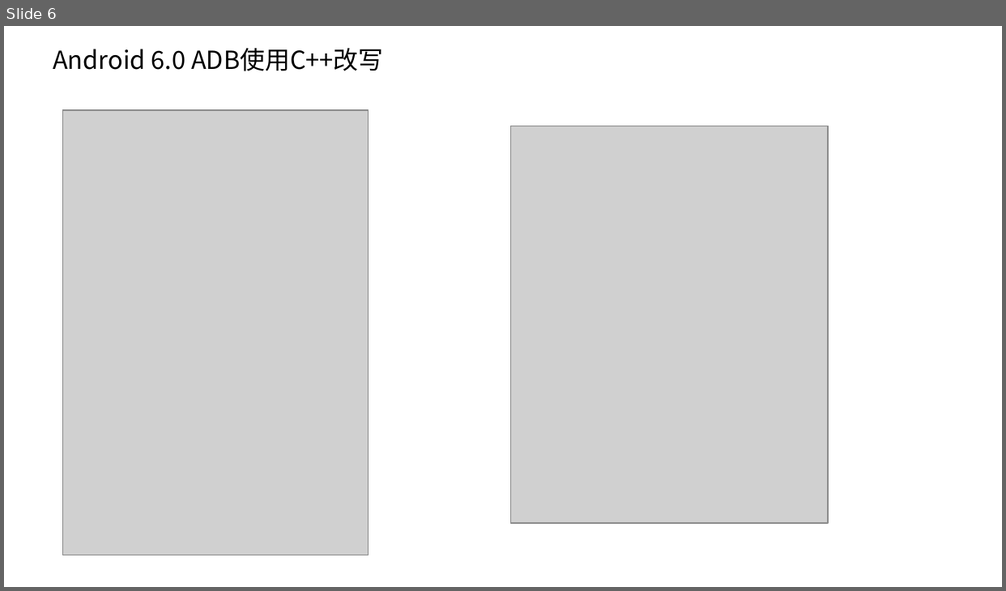
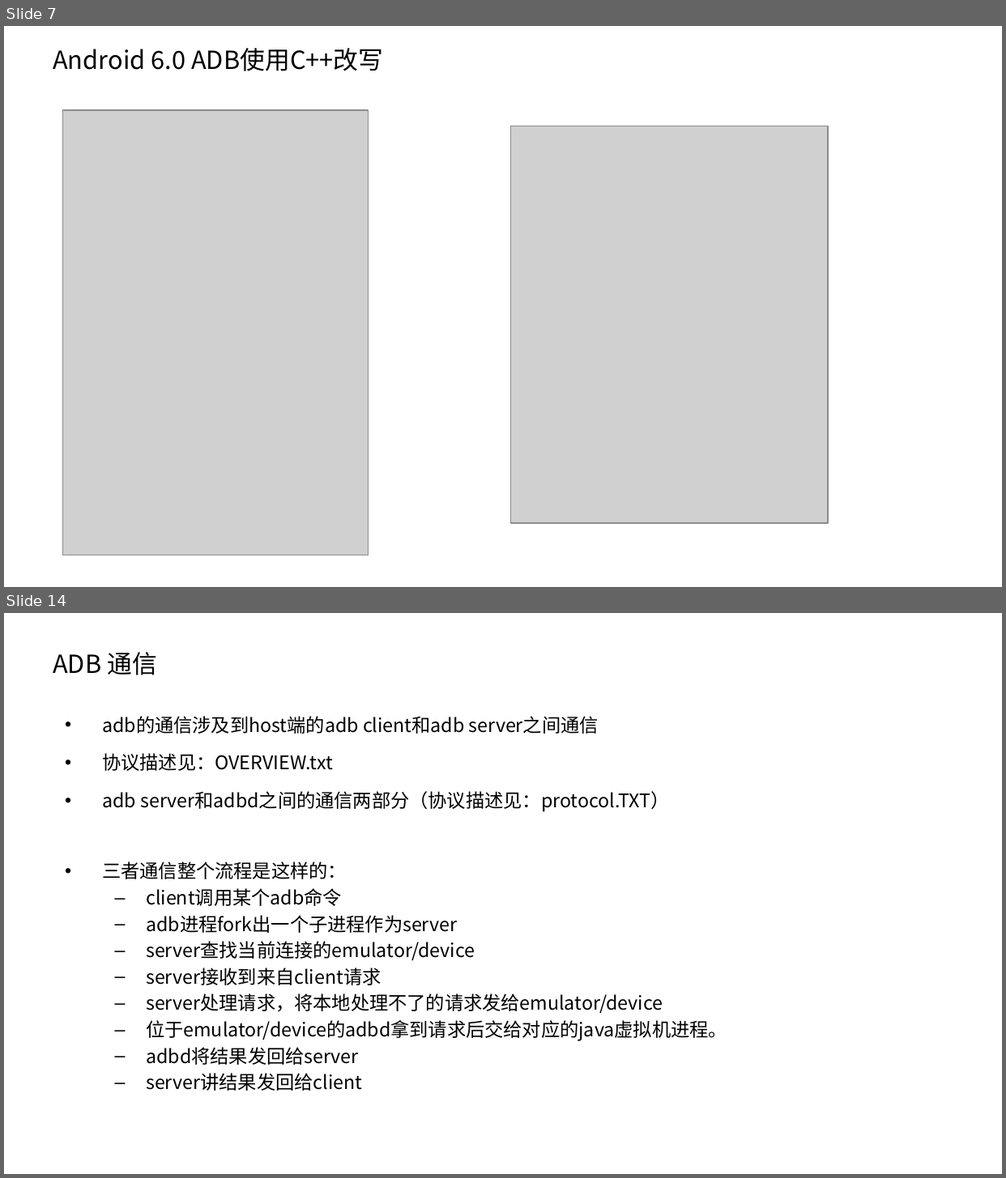
Before and after one commit to phybio/adb, a slide deck: adb.pptx. Shown one above the other, each under a label of ours: slide 6 before the commit, slides 7 and 14 after it; the slides between them are not shown. The pictures are 1006x591 and 1006x1178 pixels, drawn with LibreOffice and Linux fonts; fonts in the diff are those of the drawing; grey boxes stand for pictures; background and template pictures are left out. Boxes give left, top, right and bottom in pixels: in the first picture for what was removed or moved away, otherwise in the second. Text is boxed around its words. In the diff, an @@ line names an element or a change of style, - is before the commit and + after.

```diff
--- a/adb.pptx
+++ b/adb.pptx
@@ slide 14 added at bbox=[4, 613, 1002, 1174], background picture (left out) @@
@@ title added at bbox=[53, 652, 157, 675], 18 pt, text #000000 @@
+ADB 通信
@@ text added at bbox=[102, 716, 727, 1091], 13.6 pt, text #000000 @@
+• adb的通信涉及到host端的adb client和adb server之间通信
+• 协议描述见：OVERVIEW.txt
+• adb server和adbd之间的通信两部分（协议描述见：protocol.TXT）
+• 三者通信整个流程是这样的：
+  – client调用某个adb命令
+  – adb进程fork出一个子进程作为server
+  – server查找当前连接的emulator/device
+  – server接收到来自client请求
+  – server处理请求，将本地处理不了的请求发给emulator/device
+  – 位于emulator/device的adbd拿到请求后交给对应的java虚拟机进程。
+  – adbd将结果发回给server
+  – server讲结果发回给client
@@ what was slide 6 is now slide 7 @@
```
Also in this commit, not shown: 3 slides changed, 13 other slides added, 4 slides removed.
